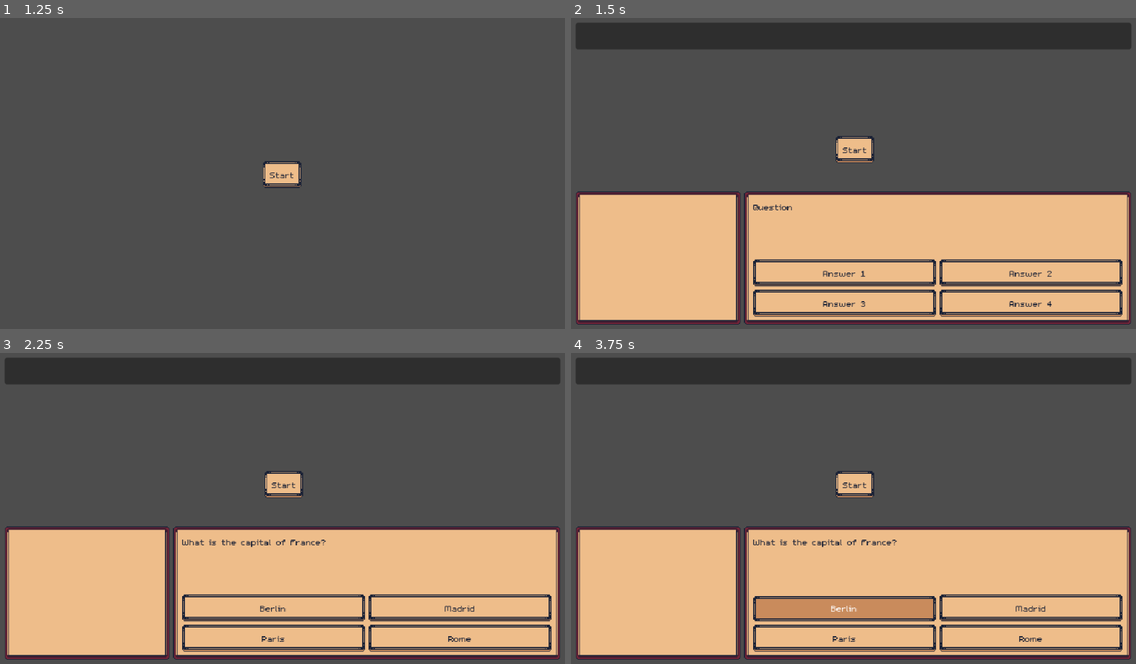
Above: before the commit, frames 1-4 (two rows, left to right).
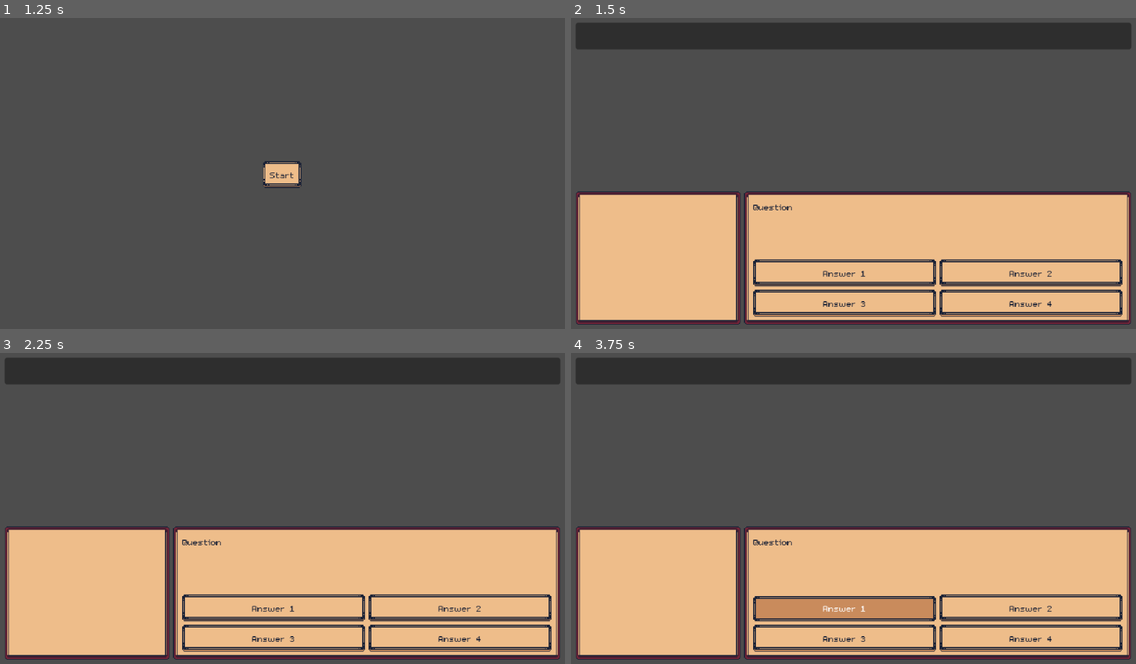
Above: after the commit, the same moments.

Repository: dev-laww/knight-quest
Game: Godot game, scene res://scenes/main.tscn
Two runs of this game, one before a commit and one after it. Both use one fixed random seed, a clock stepped at 60 frames per second and the inputs below.
Inputs (mouse positions are in pixels of both pictures, inside the frame that each line leads up to):
- Up to frame 1 (1.25 s): click "Login" at 0.5 s
- Up to frame 2 (1.5 s): click "Start" at 1.25 s
- Up to frame 3 (2.25 s): click (282, 483) at 2 s, where only the run before the commit has a clickable "Start"
- Up to frame 4 (3.75 s): click (853, 483) at 2.75 s, where only the run before the commit has a clickable "Start"; click "Berlin" (after the commit: "Answer 1") at 3.5 s

Frame 1 is identical in both runs. In frame 2, 0.6% of the frame differs, in the area x 46-54%, y 37-47%; in frame 3, 1.1%, in the area x 32-86%, y 37-93%; in frame 4, 1.1%.
Error after the commit: Invalid access to property or key 'pressed' on a base object of type 'null instance'. (res://scripts/world/battle.gd:13)

Commit message:
feat: add health bar UI and integrate with battle logic

Diff:
--- /dev/null
+++ b/knight-quest/scenes/ui/common/health_bar.tscn
@@ -0,0 +1,35 @@
+[gd_scene load_steps=4 format=3 uid="uid://yyvuxydbepux"]
+
+[ext_resource type="Texture2D" uid="uid://b1nl8hw4jxm3s" path="res://assets/art/ui/heart_and_mana.png" id="1_522x7"]
+
+[sub_resource type="AtlasTexture" id="AtlasTexture_4pdy0"]
+atlas = ExtResource("1_522x7")
+region = Rect2(32, 0, 13, 13)
+
+[sub_resource type="AtlasTexture" id="AtlasTexture_522x7"]
+atlas = ExtResource("1_522x7")
+region = Rect2(20, 0, 13, 13)
+
+[node name="HealtBar" type="Control"]
+layout_mode = 3
+anchors_preset = 0
+
+[node name="EmptyHeartContainer" type="HBoxContainer" parent="."]
+layout_mode = 1
+offset_right = 13.0
+offset_bottom = 13.0
+theme_override_constants/separation = 0
+
+[node name="EmptyHeartTemplate" type="TextureRect" parent="EmptyHeartContainer"]
+unique_name_in_owner = true
+layout_mode = 2
+texture = SubResource("AtlasTexture_4pdy0")
+
+[node name="FullHeartContainer" type="HBoxContainer" parent="."]
+layout_mode = 1
+theme_override_constants/separation = 0
+
+[node name="FullHeartTemplate" type="TextureRect" parent="FullHeartContainer"]
+unique_name_in_owner = true
+layout_mode = 2
+texture = SubResource("AtlasTexture_522x7")
--- a/knight-quest/scenes/world/battle.tscn
+++ b/knight-quest/scenes/world/battle.tscn
@@ -6,7 +6,6 @@
 [ext_resource type="PackedScene" uid="uid://dqpduk7nq4wmo" path="res://scenes/entities/characters/player.tscn" id="2_ehm8x"]
 [ext_resource type="PackedScene" uid="uid://yev5xqmq1t2q" path="res://scenes/entities/enemies/star.tscn" id="3_fs26p"]
 [ext_resource type="PackedScene" uid="uid://dfdm55jit0843" path="res://scenes/components/managers/turn_manager.tscn" id="4_t5uxl"]
-[ext_resource type="Theme" uid="uid://fhpp2immpt73" path="res://resources/theme.tres" id="7_5r7dh"]
 
 [node name="Battle" type="Node2D"]
 script = ExtResource("1_fs26p")
@@ -24,11 +23,3 @@
 
 [node name="HeadsUpDisplay" parent="UI" instance=ExtResource("1_hjx2g")]
 unique_name_in_owner = true
-
-[node name="StartButton" type="Button" parent="."]
-offset_left = 300.0
-offset_top = 137.0
-offset_right = 343.0
-offset_bottom = 166.0
-theme = ExtResource("7_5r7dh")
-text = "Start"
--- /dev/null
+++ b/knight-quest/scripts/ui/common/health_bar.gd
@@ -0,0 +1,2 @@
+extends Control
+class_name HealthBar
--- a/knight-quest/scripts/world/battle.gd
+++ b/knight-quest/scripts/world/battle.gd
@@ -6,7 +6,14 @@
 
 @onready var turn_manager: TurnManager = $TurnManager
 @onready var start_button: Button = $StartButton
+@onready var heads_up_display: HeadsUpDisplay = %HeadsUpDisplay
 
 
 func _ready() -> void:
     start_button.pressed.connect(turn_manager.start)
+
+    var player = player_scene.instantiate()
+    var enemy = enemy_scene.instantiate()
+
+    heads_up_display.deploy_player(player)
+    heads_up_display.deploy_enemy(enemy)
Binary file added: knight-quest/assets/art/ui/heart_and_mana.png
Not shown, added: knight-quest/assets/art/ui/heart_and_mana.png.import
Not shown: 1 places in knight-quest/scenes/world/battle.tscn that only renumber resources
Not shown, added: knight-quest/scripts/ui/common/health_bar.gd.uid
